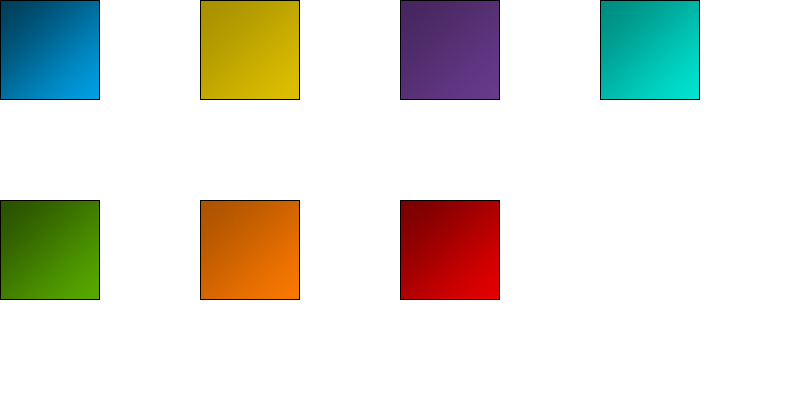
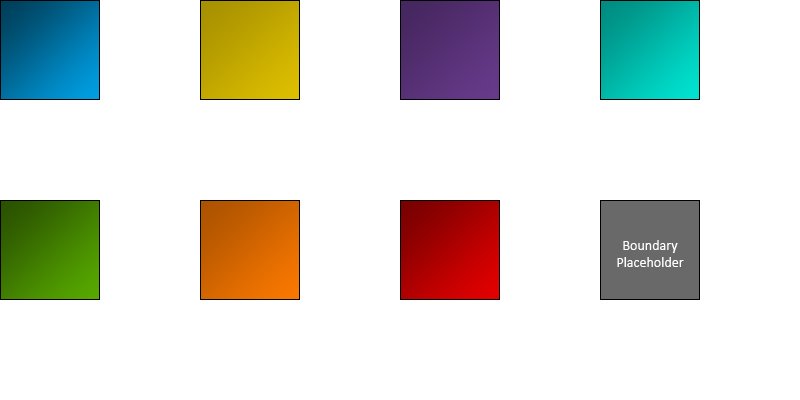
Revision of a layered w=800, h=400 image; what changed, layer by layer:
added group "Grid Boundaries" with 8 layers above "tina" over 600, 200, 700, 300
added layer "Rechteck 3" (3rd of 8, in "Grid Boundaries") in group "Grid Boundaries" over 600, 200, 700, 300
added layer "Boundary Placeholder" in group "Grid Boundaries" over 617, 240, 684, 267
added layer "Rechteck 1" (3rd of 8, in "Grid Boundaries") in group "Grid Boundaries" over 600, 200, 700, 300
